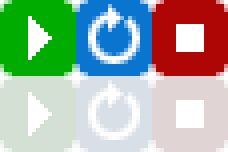
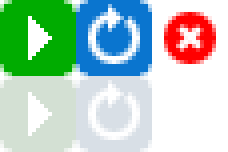
Layers edited between the first and the second 228 × 152 image:
painted on "Layer 1" over [152, 0, 228, 76]
added layer "Layer 5" above "Layer 3" over [164, 12, 216, 64]
painted on "Layer 3" over [152, 76, 228, 152]
